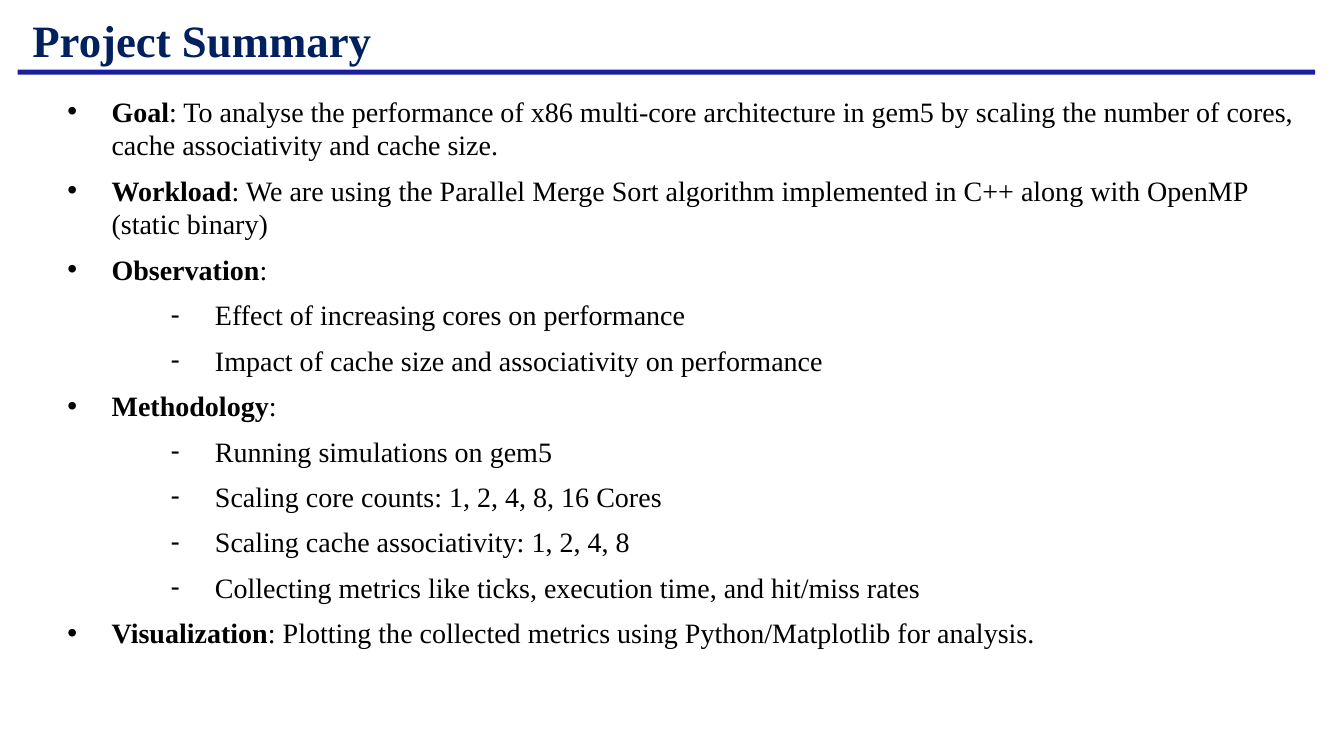
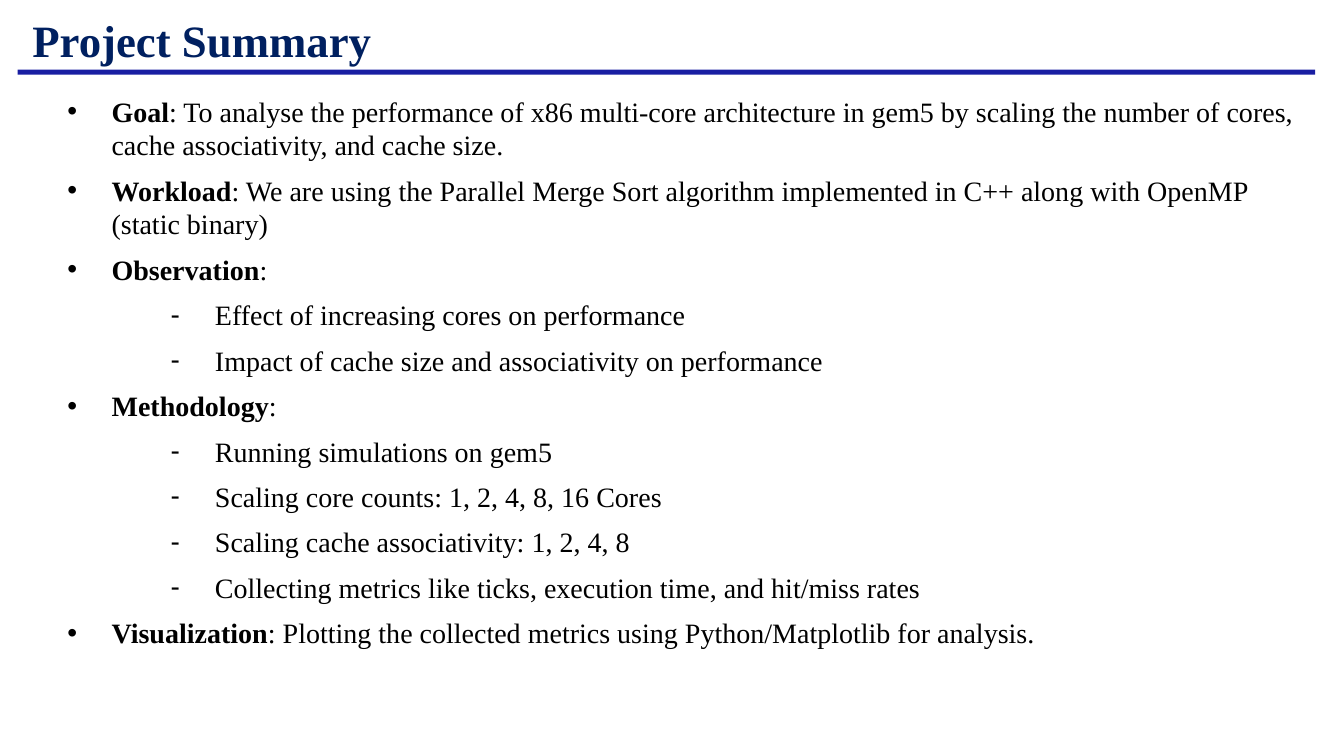
Before and after one commit to harshit-raj15/x86-Performance-Analysis, a slide deck: slide 2 of files/G4Progress.pptx. Drawn at 1344x756 pixels with LibreOffice and Linux fonts; fonts in the diff are those of the drawing; background and template pictures are left out. Boxes give left, top, right and bottom in pixels: in the first picture for what was removed or moved away, otherwise in the second. Text is boxed around its words. In the diff, an @@ line names an element or a change of style, - is before the commit and + after.

```diff
--- a/files/G4Progress.pptx
+++ b/files/G4Progress.pptx
@@ text at box(112, 102, 1293, 161): text changed @@
-• Goal: To analyse the performance of x86 multi-core architecture in gem5 by scaling the number of cores, cache associativity and cache size.
+• Goal: To analyse the performance of x86 multi-core architecture in gem5 by scaling the number of cores, cache associativity, and cache size.
```
Also in this commit, not shown: 1 other slide changed, 2 slides added, 10 other files.
